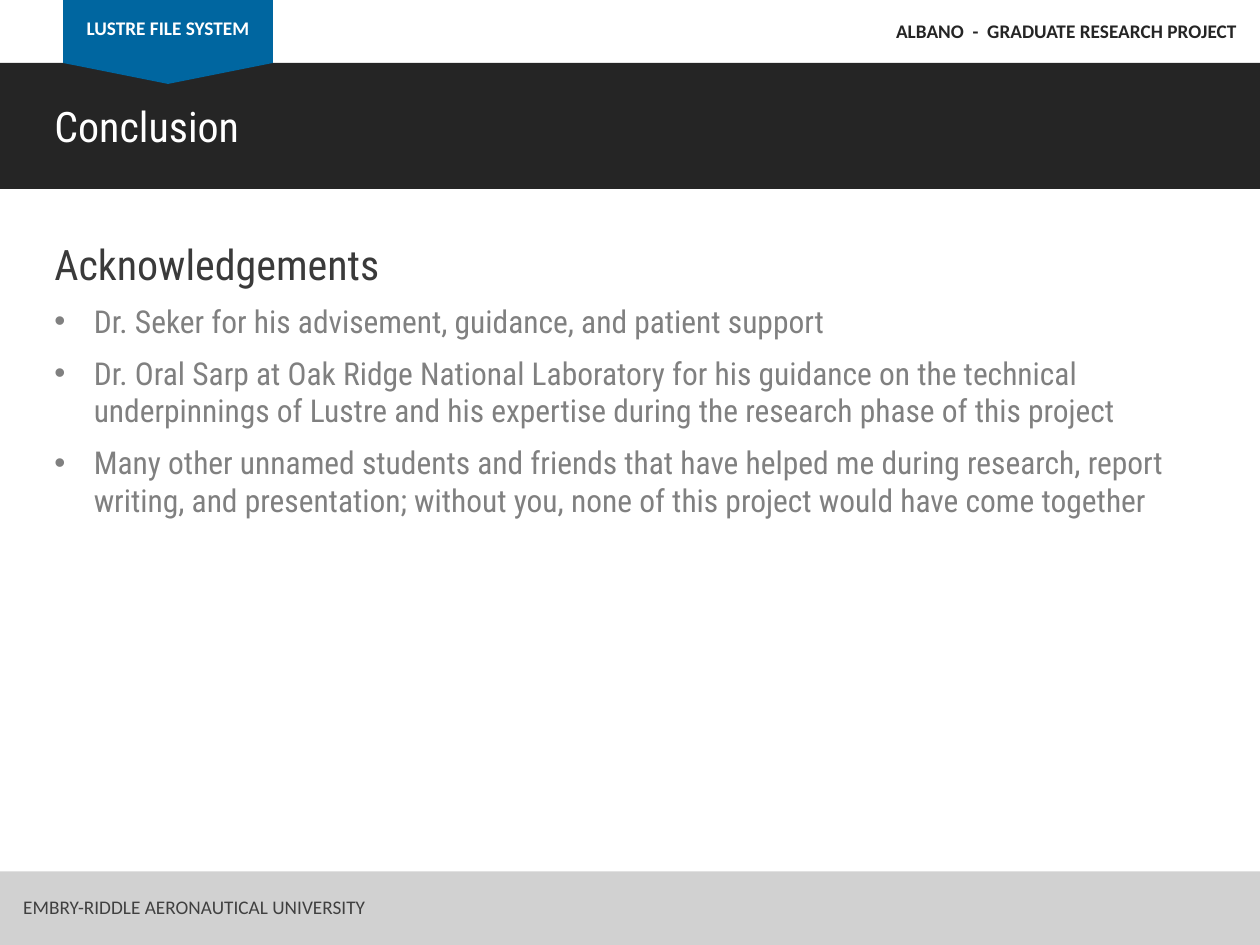
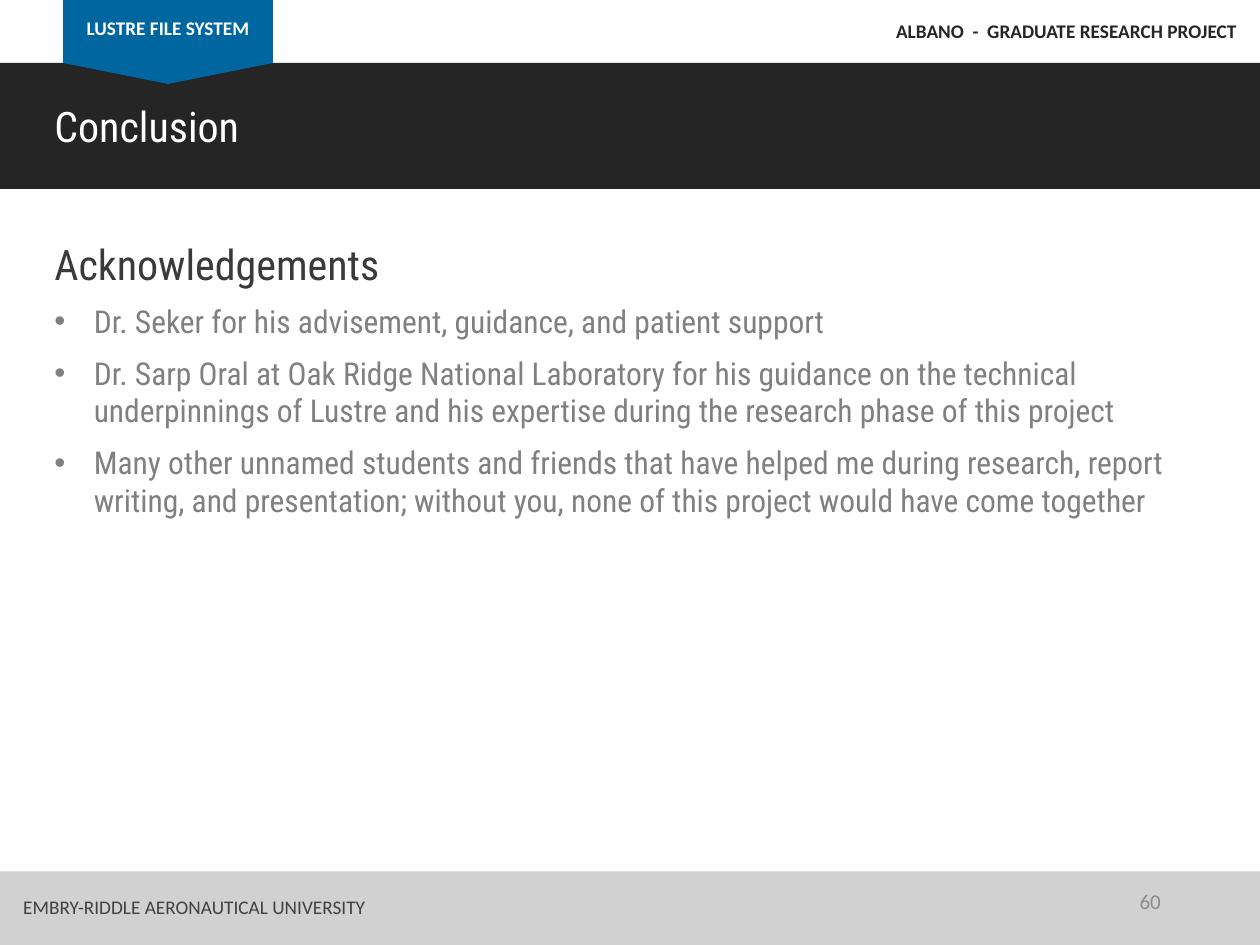
Before and after one commit to albanoj2/grp, a slide deck: slide 60 of docs/Albano_GRP_presentation.pptx. Drawn at 1260x945 pixels with LibreOffice and Linux fonts; fonts in the diff are those of the drawing. Boxes give left, top, right and bottom in pixels: in the first picture for what was removed or moved away, otherwise in the second. Text is boxed around its words. In the diff, an @@ line names an element or a change of style, - is before the commit and + after.

```diff
--- a/docs/Albano_GRP_presentation.pptx
+++ b/docs/Albano_GRP_presentation.pptx
@@ text at (94,361,1114,429): text changed @@
-• Dr. Oral Sarp at Oak Ridge National Laboratory for his guidance on the technical underpinnings of Lustre and his expertise during the research phase of this project
+• Dr. Sarp Oral at Oak Ridge National Laboratory for his guidance on the technical underpinnings of Lustre and his expertise during the research phase of this project
@@ page number added at (1140,895,1161,909), 12 pt, text #8C8C8C @@
+60
```
Also in this commit, not shown: 60 other slides changed, 26 other files.
